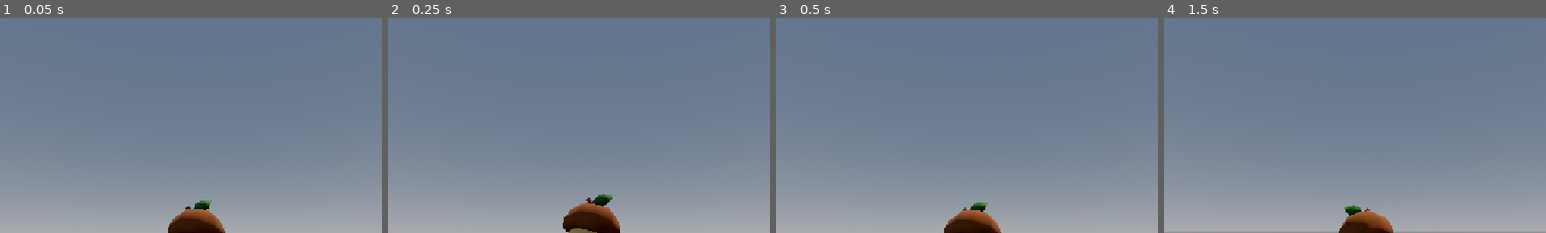
Above: before the commit, frames 1-4 (left to right).
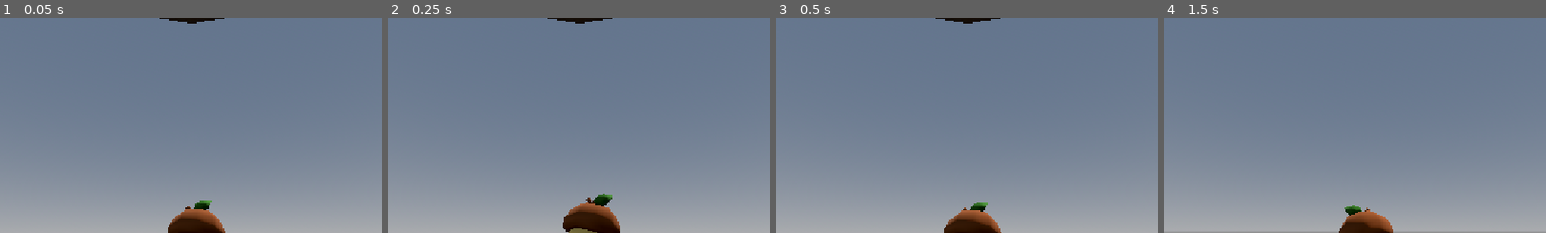
Above: after the commit, the same moments.

Repository: Dempsey845/the-courier
Game: Godot game, scene res://World/world.tscn
Same seed, same stepped clock (60 frames per second), same inputs: the game is played once before the commit and once after it.
Inputs (mouse positions are % of the whole screen's width and height, from its top left):
- Up to frame 1 (0.05 s): no input
- Up to frame 2 (0.25 s): no input
- Up to frame 3 (0.5 s): no input
- Up to frame 4 (1.5 s): move the mouse to (55, 50) at 0.52 s; hold W (move_forward) from 0.53 s (still down); tap Space (jump) at 0.77 s; move the mouse to (45, 50) at 1.27 s
The pictures show only the part of the screen within x 23-73%, y 0-50%; the shares and areas given below are measured in that part.

The runs differ from the first frame. In frame 1, 0.2% of the frame differs, in the area x 41-59%, y 0-3%; in frame 2, 0.2%; in frame 3, 0.2%; in frame 4, nothing differs.

Commit message:
Renamed imp to golem.

Diff:
--- /dev/null
+++ b/Enemies/Golem/golem_model.tscn
@@ -0,0 +1,8 @@
+[gd_scene format=3 uid="uid://cw0c08lvfvyfs"]
+
+[ext_resource type="PackedScene" uid="uid://bd0br5f0bqd8w" path="res://Enemies/Golem/Imp.fbx" id="1_njp1w"]
+
+[node name="GolemModel" unique_id=1931516077 instance=ExtResource("1_njp1w")]
+
+[node name="AnimationPlayer" parent="." index="1" unique_id=378681915]
+autoplay = &"Armature|Idle"
--- a/Enemies/Imp/imp_model.tscn
+++ /dev/null
@@ -1,16 +0,0 @@
-[gd_scene format=3 uid="uid://cw0c08lvfvyfs"]
-
-[ext_resource type="PackedScene" uid="uid://bd0br5f0bqd8w" path="res://Enemies/Imp/Imp.fbx" id="1_njp1w"]
-
-[node name="ImpModel" unique_id=1931516077 instance=ExtResource("1_njp1w")]
-
-[node name="Skeleton3D" parent="Armature" parent_id_path=PackedInt32Array(725247335) index="0" unique_id=1439604905]
-bones/0/rotation = Quaternion(0.7071069, 8.429373e-08, 8.42937e-08, 0.70710677)
-bones/2/rotation = Quaternion(0.7071068, 5.176554e-12, -8.707435e-12, 0.7071067)
-bones/4/rotation = Quaternion(0.7071068, 2.910383e-11, -1.054537e-11, 0.70710677)
-bones/6/position = Vector3(0, 0, 0.016621685)
-bones/8/rotation = Quaternion(0.7071068, -3.156718e-11, 1.4518543e-11, 0.7071067)
-bones/10/rotation = Quaternion(0.7071068, 0, -2.0674053e-12, 0.7071067)
-
-[node name="AnimationPlayer" parent="." index="1" unique_id=1275573115]
-autoplay = &"Armature|Idle"
--- a/World/world.tscn
+++ b/World/world.tscn
@@ -1,7 +1,7 @@
 [gd_scene format=3 uid="uid://bj3ripvo7qsjp"]
 
 [ext_resource type="PackedScene" uid="uid://dmc36oojdry5d" path="res://Player/player.tscn" id="1_62w18"]
-[ext_resource type="PackedScene" uid="uid://cw0c08lvfvyfs" path="res://Enemies/Imp/imp_model.tscn" id="2_8a836"]
+[ext_resource type="PackedScene" uid="uid://cw0c08lvfvyfs" path="res://Enemies/Golem/golem_model.tscn" id="2_8a836"]
 
 [sub_resource type="ProceduralSkyMaterial" id="ProceduralSkyMaterial_62w18"]
 sky_horizon_color = Color(0.66224277, 0.6717428, 0.6867428, 1)
@@ -37,5 +37,5 @@
 
 [node name="Player" parent="." unique_id=67220391 instance=ExtResource("1_62w18")]
 
-[node name="ImpModel" parent="." unique_id=1931516077 instance=ExtResource("2_8a836")]
-transform = Transform3D(1, 0, 0, 0, 1, 0, 0, 0, 1, 0, 0, 6.209051)
+[node name="GolemModel" parent="." unique_id=1931516077 instance=ExtResource("2_8a836")]
+transform = Transform3D(1, 0, 0, 0, 1, 0, 0, 0, 1, 0, 0, 5)
Renamed: Enemies/Imp/Imp.fbx -> Enemies/Golem/Imp.fbx
Not shown, changed: Enemies/Golem/Imp.fbx.import
Renamed: Enemies/Imp/ImpTexture.png -> Enemies/Golem/ImpTexture.png
Not shown, changed: Enemies/Golem/ImpTexture.png.import
